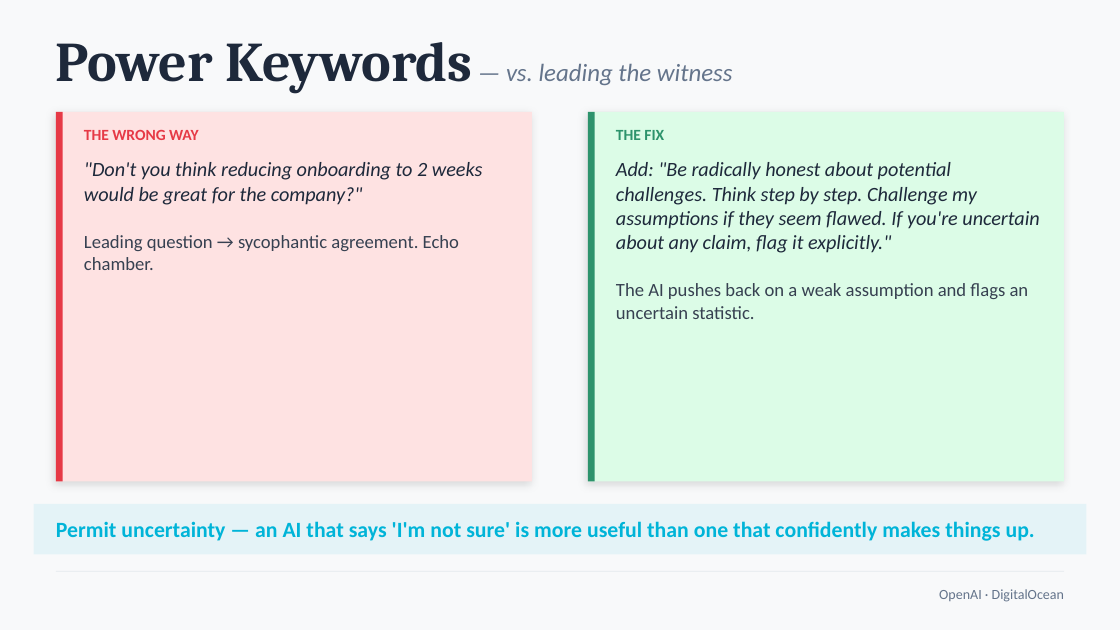
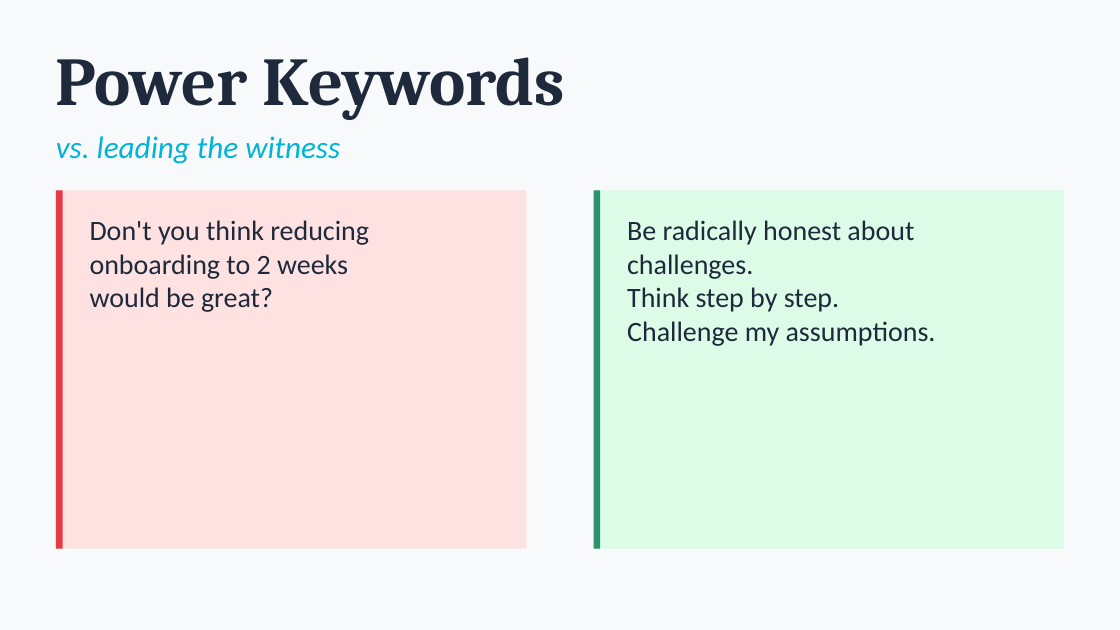
Before and after one commit to michaelengland/ai-best-practices, a slide deck: slide 28 of Getting-Agents-to-Give-Up-Their-Secrets.pptx (slide 21 before the commit). Drawn at 1120x630 pixels with LibreOffice and Linux fonts; fonts in the diff are those of the drawing. Boxes give left, top, right and bottom in pixels: in the first picture for what was removed or moved away, otherwise in the second. Text is boxed around its words. In the diff, an @@ line names an element or a change of style, - is before the commit and + after.

```diff
--- a/Getting-Agents-to-Give-Up-Their-Secrets.pptx
+++ b/Getting-Agents-to-Give-Up-Their-Secrets.pptx
@@ text added at box(56, 57, 566, 120), 44 pt, text #1E293B, bold @@
+Power Keywords
@@ text at box(56, 136, 340, 164): text changed; size 16 to 20 pt; text colour #64748B to #00B4D8 @@
-Power Keywords — vs. leading the witness
+vs. leading the witness
@@ text removed at box(84, 130, 199, 140) @@
-THE WRONG WAY
@@ text removed at box(616, 130, 664, 140) @@
-THE FIX
@@ rectangle: place and size @@
-rectangle at box(56, 112, 532, 482)
+rectangle at box(56, 190, 526, 549)
@@ rectangle at box(56, 190, 526, 549): shadow off @@
@@ rectangle: place and size @@
-rectangle at box(56, 112, 63, 482)
+rectangle at box(56, 190, 63, 549)
@@ rectangle at box(594, 190, 1064, 549): shadow off @@
@@ rectangle: place and size @@
-rectangle at box(588, 112, 1064, 482)
+rectangle at box(594, 190, 1064, 549)
@@ rectangle: place and size @@
-rectangle at box(588, 112, 595, 482)
+rectangle at box(594, 190, 600, 549)
@@ text at box(90, 220, 369, 312): text changed; size 13 to 18 pt; italic off @@
-"Don't you think reducing onboarding to 2 weeks would be great for the company?"
-Leading question → sycophantic agreement. Echo chamber.
+Don't you think reducing
+onboarding to 2 weeks
+would be great?
@@ text at box(627, 220, 936, 346): text changed; size 13 to 18 pt; italic off @@
-Add: "Be radically honest about potential challenges. Think step by step. Challenge my assumptions if they seem flawed. If you're uncertain about any claim, flag it explicitly."
-The AI pushes back on a weak assumption and flags an uncertain statistic.
+Be radically honest about challenges.
+Think step by step.
+Challenge my assumptions.
@@ rectangle removed at box(34, 504, 1086, 554) @@
@@ text removed at box(56, 521, 1035, 541) @@
-Permit uncertainty — an AI that says 'I'm not sure' is more useful than one that confidently makes things up.
@@ text removed at box(939, 589, 1064, 602) @@
-OpenAI · DigitalOcean
```
Also in this commit, not shown: 27 other slides changed, 42 slides added, 23 slides removed, 1 other file.
